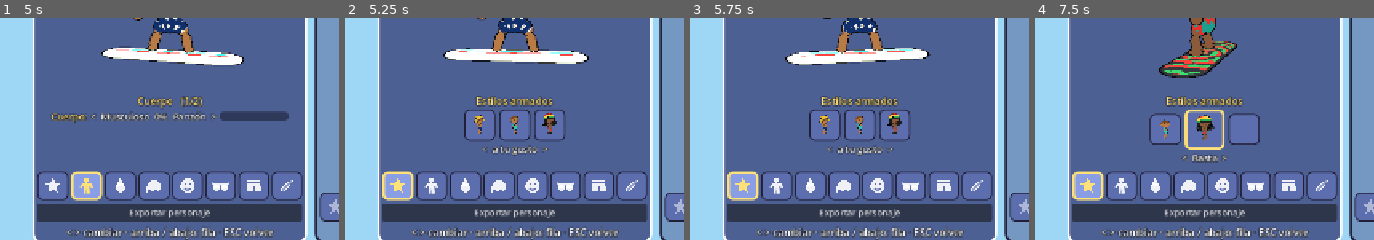
Above: before the commit, frames 1-4 (left to right).
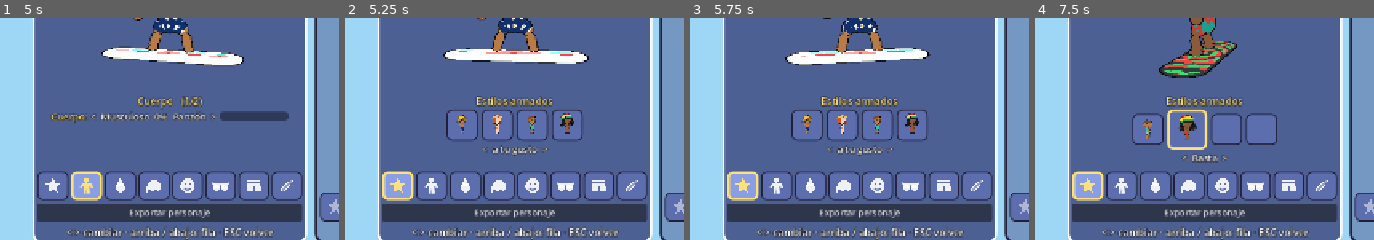
Above: after the commit, the same moments.

Repository: asimplesurfer/simplesurf
Game: Godot game, scene res://ui/menus/character_select.tscn
The game is run twice, just before and just after one commit, with the same random seed, the same clock (stepped at 60 frames per second) and the same inputs. Sound files missing from this copy of the repository are replaced by a short silence.
Inputs (mouse positions are % of the whole screen's width and height, from its top left):
- Up to frame 1 (5 s): click "JUGAR" at 0.5 s; click "<" at 1.25 s; click ">" at 2 s; click "¡Vamos!" at 2.75 s; tap Enter at 3.5 s; move the mouse to (84, 44) at 3.52 s; hold D (p1_right) 3.53-4.25 s; hold Space (p1_a) 3.53-4.25 s; click (84, 44) at 3.67 s; drag from (34, 54) to (52, 70) at 4.27 s
- Up to frame 2 (5.25 s): click (20, 77) at 5.02 s
- Up to frame 3 (5.75 s): no input
- Up to frame 4 (7.5 s): move the mouse to (70, 27) at 5.77 s; hold D (p1_right) 5.78-6.5 s; tap Q (p1_look_back) at 5.85 s; drag from (52, 70) to (23, 34) at 6.52 s; move the mouse to (93, 65) at 7.27 s; hold A (p1_left) from 7.28 s (still down); tap J at 7.35 s
The pictures show only the part of the screen within x 12-62%, y 40-89%; the shares and areas given below are measured in that part.

Frame 1 is identical in both runs. In frame 2, 3.1% of the frame differs, in the area x 29-70%, y 41-55%; in frame 3, 3.1%; in frame 4, 4.3%, in the area x 28-72%, y 41-60%.

Commit message:
Pelirroja: melena ondulada, bikini a lunares con ribete, dije, ojos claros y tiernos
Piezas nuevas: peinado Melena ondulada (cortina que sigue la cabeza, ondula
y abre las puntas), abajo Bikini (sin piernas de short, con ribete), copas
del bikini en triángulo con lunares, collar Dije, ojos Claros y tiernos y
color de ribete. Estilo armado Pelirroja.

Co-Authored-By: Claude Opus 5.5 <noreply@anthropic.com>
Claude-Session: https://claude.ai/code/session_0158oNfK7XFXQhYVUiWF995y

Diff:
--- a/characters/avatar_features.gd
+++ b/characters/avatar_features.gd
@@ -51,6 +51,11 @@
 const HIGH_PONYTAIL := 16
 ## Rastas (peinado 14).
 const DREADS := 14
+## Altura del ribete de la bombacha (en radios de la cadera).
+const BIKINI_TRIM_Y := 0.5
+## Bikini: color de los lunares (transparente si no lleva) y del ribete.
+var _bikini_dots := Color(0, 0, 0, 0)
+var _bikini_trim := Color("#e8302a")
 ## Franja de la lycra: altura (en el grupo del pecho) y tamaño (en radios del pecho).
 const LYCRA_BAND_Y := -0.2
 const LYCRA_BAND_R := Vector2(1.0, 1.04)
@@ -140,6 +145,8 @@
 func build_chest(group: Node3D, data: CharacterData, radii: Vector3, neck_scale := Vector2.ONE) -> void:
 	_begin(group)
 	_neck_scale = neck_scale
+	_bikini_dots = data.accent("shorts_pattern_color") if data.get_option("shorts_pattern") == 2 else Color(0, 0, 0, 0)
+	_bikini_trim = data.accent("trim_color")
 	_top(data.get_option("top"), data.shorts_color(), radii, data.accent("top_color2"))
 	var front := _neck_at(0.0)
 	# Hacia adelante y un poco para arriba (como el pecho).
@@ -176,6 +183,11 @@
 		7:
 			# Cuentas rasta: rojo, amarillo y verde.
 			_necklace(24, 0.045, [Color("#e8302a"), Color("#ffd23f"), Color("#2fa84f")])
+		10:
+			# Dije: cordón finito oscuro y una gotita dorada adelante.
+			_necklace(64, 0.009, [Color("#3a2414")])
+			var pos := front + Vector3(0.0, -0.05, 0.02)
+			_piece(_sphere, pos, Vector3(0.028, 0.038, 0.016), Color("#ffc21f"), true, face)
 		9:
 			# Cuellito blanco: cordón fino y dos puntas en V adelante (como un
 			# cuello de camisa).
@@ -215,6 +227,10 @@
 		elif tie == 3:
 			color = data.accent("shorts_pattern_color")
 		_shorts_tie(radii, color)
+	if data.get_option("bottom") == CharacterData.BIKINI:
+		# Ribete de la bombacha del bikini, en la cintura.
+		_piece(_cyl, Vector3(0.0, radii.y * BIKINI_TRIM_Y, 0.0), Vector3(radii.x * 1.0, 0.03, radii.z * 1.04),
+			data.accent("trim_color"), true)
 	_commit()
 
 
@@ -316,6 +332,18 @@
 				else:
 					_piece(_sphere, p + Vector3(0, -0.01, 0.01), Vector3(0.07, 0.014, 0.02), BLACK, false,
 						Basis(Vector3.BACK, 0.25))
+			11:
+				# Claros y tiernos: óvalo chico de color (sin blanco alrededor,
+				# así no miran fijo), más claro abajo, pupila, brillo grande y
+				# dos pestañitas hacia afuera.
+				_piece(_sphere, p, Vector3(0.062, 0.08, 0.03), Color("#1f5f6e"), false)
+				_piece(_sphere, p + Vector3(0.0, -0.022, 0.012), Vector3(0.048, 0.05, 0.02), Color("#58b9c9"), false)
+				_piece(_sphere, p + Vector3(0.0, 0.005, 0.022), Vector3(0.026, 0.032, 0.012), Color("#0e2a30"), false)
+				_piece(_sphere, p + Vector3(-0.02, 0.028, 0.03), Vector3(0.02, 0.022, 0.01), WHITE, false)
+				_piece(_sphere, p + Vector3(0.018, -0.032, 0.03), Vector3.ONE * 0.008, WHITE, false)
+				for j in 2:
+					_piece(_sphere, p + Vector3(side * (0.055 + j * 0.016), 0.06 - j * 0.02, 0.01),
+						Vector3(0.009, 0.024, 0.008), BLACK, false, Basis(Vector3.BACK, -side * (0.8 + j * 0.35)))
 			10:
 				# Grandes con brillo y cejas finas arqueadas.
 				_piece(_sphere, p, Vector3(0.075, 0.1, 0.04) * maxf(k, 0.8), BLACK, false)
@@ -755,6 +783,8 @@
 			_shaggy(hair)
 		16:
 			_high_ponytail(hair)
+		17:
+			_wavy_bob(hair)
 
 
 ## Anteojos oscuros: detrás no se ven los ojos.
@@ -879,12 +909,25 @@
 				var nrm := _normal(radii, d)
 				var up := Vector3.UP if absf(nrm.y) < 0.95 else Vector3.RIGHT
 				var cup := Basis.looking_at(-nrm, up)
-				_piece(_sphere, _on_ellipsoid(radii, d, 0.02), Vector3(0.2, 0.17, 0.06), color, true, cup)
+				var cup_pos := _on_ellipsoid(radii, d, 0.02)
+				# Copa en triángulo (punta para arriba, hacia la tira del cuello).
+				_piece(_cone, cup_pos + cup * Vector3(0.0, -0.01, 0.0), Vector3(0.16, 0.13, 0.035), color, true, cup)
+				# Ribete abajo de la copa.
+				_piece(_cyl, cup_pos + cup * Vector3(0.0, -0.13, 0.0), Vector3(0.17, 0.018, 0.04), _bikini_trim,
+					false, cup * Basis(Vector3.RIGHT, PI / 2.0))
+				# Lunares (si el estampado es de lunares).
+				if _bikini_dots.a > 0.0:
+					for q2 in [Vector2(-0.075, -0.1), Vector2(0.075, -0.1), Vector2(0.0, -0.08), Vector2(-0.035, -0.03),
+							Vector2(0.035, -0.03), Vector2(0.0, 0.03)]:
+						var dot: Vector2 = q2
+						var depth := 0.035 * (1.0 - (dot.y + 0.14) / 0.27) + 0.006
+						var q := cup * Vector3(dot.x, dot.y, depth)
+						_piece(_sphere, cup_pos + q, Vector3(0.02, 0.02, 0.008), _bikini_dots, false, cup)
 				var neck := Vector3(side * 0.22, 0.85, 0.45).normalized()
 				var top := _on_ellipsoid(radii, neck, 0.01)
 				var bottom := _on_ellipsoid(radii, d, 0.03) + Vector3(0.0, 0.12, 0.0)
 				var mid := (top + bottom) * 0.5
-				_piece(_sphere, mid, Vector3(0.022, top.distance_to(bottom) * 0.5, 0.022), color, false,
+				_piece(_sphere, mid, Vector3(0.018, top.distance_to(bottom) * 0.5, 0.018), _bikini_trim, false,
 					_align_y(top - bottom))
 			_piece(_sphere, Vector3(0.0, -0.1, 0.0), Vector3(radii.x * 1.03, 0.04, radii.z * 1.04), color)
 		2:
@@ -1144,6 +1187,103 @@
 	st.add_vertex(samples[0])
 	for j in sides:
 		st.add_index(cap); st.add_index(j); st.add_index((j + 1) % sides)
+	st.generate_normals()
+	return st.commit()
+
+
+## Melena ondulada hasta los hombros: raya al costado, flequillo barrido que
+## enmarca la cara y mechones gruesos que caen ondulando y se abren en la punta.
+func _wavy_bob(hair: Color) -> void:
+	if _bob_meshes.is_empty():
+		_bob_meshes = [
+			_make_hair_shell(BOB_CENTER, BOB_RADII, 1.0, 1.75, 1.95, false),
+			_make_hair_shell(BOB_CENTER, BOB_RADII, 1.0, 1.75, 1.95, true),
+		]
+		_bob_meshes.append(_make_bob_curtain(false))
+		_bob_meshes.append(_make_bob_curtain(true))
+		# Rayas de mechones sobre la melena (con color plano, sin esto no se
+		# ven las ondas).
+		for i in 9:
+			var u := lerpf(0.12, 0.88, i / 8.0) + 0.02 * sin(i * 3.1)
+			var path := []
+			var widths := []
+			for k in 7:
+				var t := lerpf(0.05, 0.85, k / 6.0)
+				path.append(_bob_point(u, t, 0.012))
+				widths.append(0.012 * sin(maxf(k / 6.0, 0.1) * PI))
+			_bob_meshes.append(_make_tube(path, widths))
+	_piece(_bob_meshes[0], Vector3.ZERO, Vector3.ONE, hair)
+	_piece(_bob_meshes[1], Vector3.ZERO, Vector3.ONE, hair.darkened(0.35), false)
+	_piece(_bob_meshes[2], Vector3.ZERO, Vector3.ONE, hair)
+	_piece(_bob_meshes[3], Vector3.ZERO, Vector3.ONE, hair.darkened(0.35), false)
+	for i in range(4, _bob_meshes.size()):
+		_piece(_bob_meshes[i], Vector3.ZERO, Vector3.ONE, hair.darkened(0.32), false)
+	# Flequillo barrido desde la raya (a la derecha de quien mira) hacia la izquierda.
+	_extruded(PackedVector2Array(BOB_FRINGE), 0.0, 0.05, func(_p: Vector2) -> Color: return hair, true)
+	_extruded(PackedVector2Array(BOB_FRINGE_LINE), 0.052, 0.006,
+		func(_p: Vector2) -> Color: return hair.darkened(0.3), false)
+
+
+const BOB_CENTER := Vector3(0.0, 0.14, -0.05)
+const BOB_RADII := Vector3(0.57, 0.6, 0.54)
+const BOB_FRINGE := [
+	Vector2(0.2, 0.55), Vector2(0.42, 0.45), Vector2(0.44, 0.33), Vector2(0.32, 0.42), Vector2(0.16, 0.45),
+	Vector2(-0.05, 0.4), Vector2(-0.25, 0.3), Vector2(-0.4, 0.14), Vector2(-0.46, 0.2), Vector2(-0.44, 0.38),
+	Vector2(-0.3, 0.5), Vector2(-0.05, 0.56),
+]
+const BOB_FRINGE_LINE := [
+	Vector2(0.16, 0.52), Vector2(0.18, 0.5), Vector2(-0.1, 0.43), Vector2(-0.32, 0.3), Vector2(-0.33, 0.32),
+	Vector2(-0.12, 0.45),
+]
+var _bob_meshes: Array = []
+
+
+## Punto de la cortina de la melena: `u` de un costado de la cara al otro
+## (por atrás), `t` de arriba (0) a la punta (1); `out` hacia afuera.
+static func _bob_point(u: float, t: float, out: float) -> Vector3:
+	var th := PI + lerpf(-2.3, 2.3, u)
+	var front := maxf(cos(th), 0.0)
+	# Abajo: más corto adelante (enmarca la cara), ondas en el borde.
+	var bottom := lerpf(-0.6, -0.38, pow(front, 0.8)) + 0.09 * absf(sin(u * PI * 8.0))
+	var y := lerpf(0.32, bottom, t)
+	# Radio: el de la cabeza arriba, y se abre al bajar.
+	var rad := 0.6 + 0.1 * t * t + 0.04 * sin(t * PI * 2.0 + u * 9.0)
+	# Mechones: surcos a lo largo (más marcados abajo).
+	rad += 0.035 * (0.3 + t) * sin(u * PI * 16.0)
+	# Las puntas se abren para afuera.
+	rad += 0.16 * pow(t, 4.0)
+	# Los costados de la cara se meten un poco.
+	rad -= 0.08 * pow(front, 2.0) * (1.0 - t)
+	rad += out
+	return BOB_CENTER * Vector3(1.0, 0.0, 1.0) + Vector3(sin(th) * rad * 0.97, y, cos(th) * rad * 0.92)
+
+
+## Cortina de la melena: sigue la cabeza desde arriba de las orejas hasta los
+## hombros (abierta adelante, donde está la cara), ondula hacia abajo y el
+## borde de abajo hace ondas, con las puntas que se abren para afuera.
+static func _make_bob_curtain(inner: bool) -> ArrayMesh:
+	var cols := 60
+	var rows := 14
+	var st := SurfaceTool.new()
+	st.begin(Mesh.PRIMITIVE_TRIANGLES)
+	for c in cols + 1:
+		var u := c / float(cols)
+		for r in rows + 1:
+			var t := r / float(rows)
+			var p := _bob_point(u, t, 0.0)
+			if inner:
+				p = BOB_CENTER * Vector3(1.0, 0.0, 1.0) + (p - BOB_CENTER * Vector3(1.0, 0.0, 1.0)) * Vector3(0.93, 1.0, 0.93)
+			st.add_vertex(p)
+	for c in cols:
+		for r in rows:
+			var a := c * (rows + 1) + r
+			var b := (c + 1) * (rows + 1) + r
+			if not inner:
+				st.add_index(a); st.add_index(b); st.add_index(a + 1)
+				st.add_index(b); st.add_index(b + 1); st.add_index(a + 1)
+			else:
+				st.add_index(a); st.add_index(a + 1); st.add_index(b)
+				st.add_index(b); st.add_index(a + 1); st.add_index(b + 1)
 	st.generate_normals()
 	return st.commit()
 
--- a/characters/character_data.gd
+++ b/characters/character_data.gd
@@ -38,6 +38,9 @@
 	"Liso", "Flores", "Lunares", "Rayas", "Hawaiano", "Tie-dye", "Tres franjas", "Cuadros", "Olas",
 	"Rayas verticales", "Estrellas", "Llamas", "Camuflaje", "Zigzag", "Flores grandes", "Franjas al costado",
 ]
+## Abajo: short (con piernas) o bikini (solo la cadera, con ribete).
+const BOTTOMS := ["Short", "Bikini"]
+const BIKINI := 1
 ## Cordón del short (atado con moño adelante).
 const SHORTS_TIES := ["Sin cordón", "Cordón blanco", "Cordón negro", "Cordón del estampado"]
 const BOARD_COLORS := [
@@ -90,7 +93,7 @@
 const HAIR_STYLES := [
 	"Pelado", "Rapado", "Melena surfer", "Rulos", "Cresta", "Pinchos", "Moño", "Peluquín",
 	"Pelo largo", "Colita", "Dos colitas", "Carré", "Afro", "Rodetes", "Rastas", "Despeinado",
-	"Colita alta",
+	"Colita alta", "Melena ondulada",
 ]
 const HAIR_COLORS := [
 	Color("#f0c13a"),
@@ -107,6 +110,7 @@
 const EYES := [
 	"Puntitos", "Saltones", "Bizcos", "Dormidos", "Desparejos",
 	"Con pestañas", "Brillosos", "Felices", "Guiño", "Enojados", "Grandes con cejas",
+	"Claros y tiernos",
 ]
 const GLASSES := [
 	"Ninguno", "De sol", "Antiparras", "Redondos", "Monóculo",
@@ -125,7 +129,7 @@
 const EARS := ["Sin orejas", "Normales", "Grandes", "Dumbo", "Con aritos"]
 const NECKLACES := [
 	"Nada", "Perlas", "Collar de flores", "Cadena de oro", "Dientes de tiburón", "Silbato", "Caracol",
-	"Cuentas rasta", "Paz y amor", "Cuellito blanco",
+	"Cuentas rasta", "Paz y amor", "Cuellito blanco", "Dije",
 ]
 ## Sombreros y gorros (de playa y de mar).
 const HATS := [
@@ -141,11 +145,16 @@
 const TOPS := ["Nada", "Bikini", "Musculosa", "Lycra de surf"]
 
 ## Estilos armados (el primero es el surfista original del modelo 3D).
-const PRESET_NAMES := ["Surfista rubio", "Mar", "Rasta"]
+const PRESET_NAMES := ["Surfista rubio", "Pelirroja", "Mar", "Rasta"]
 const PRESETS := [
 	{"weight": 0.0, "skin": 2, "head": 0, "hair": 2, "hair_color": 0,
 		"eyes": 0, "glasses": 1, "nose": 0, "mouth": 2, "extra": 0, "ears": 0, "neck": 1, "shorts": 0,
 		"shorts_pattern": 1, "board": 0, "board_design": 1},
+	# Pelirroja de la playa: sombrero de paja, pecas, melena ondulada y bikini a lunares.
+	{"weight": 0.3, "skin": 0, "head": 0, "hair": 17, "hair_color": 3, "eyes": 11, "glasses": 0, "nose": 0,
+		"mouth": 1, "extra": 9, "ears": 0, "neck": 10, "hat": 1, "top": 1, "bottom": 1, "shorts": 8,
+		"shorts_pattern": 2, "shorts_pattern_color": 10, "trim_color": 0, "shorts_tie": 0, "board": 2,
+		"board_design": 1, "board_design_color": 0, "board_design_color2": 9},
 	# Mar, la surfista: la otra cara del rubio.
 	{"weight": 0.4, "skin": 2, "head": 1, "hair": 16, "hair_color": 1, "eyes": 10, "glasses": 0, "nose": 0,
 		"mouth": 10, "extra": 9, "ears": 4, "neck": 0, "hat": 0, "top": 3, "top_color": 4, "top_color2": 2,
@@ -186,6 +195,8 @@
 @export var board_design_color_index: int = 0
 @export var board_design_color2_index: int = 4
 @export var shorts_tie_index: int = 0
+@export var bottom_index: int = 0
+@export var trim_color_index: int = 0
 @export var top_color_index: int = 4
 @export var top_color2_index: int = 2
 
@@ -214,6 +225,8 @@
 	"shorts_pattern_color": ["shorts_pattern_color_index", ACCENT_NAMES],
 	"shorts_pattern_color2": ["shorts_pattern_color2_index", ACCENT_NAMES],
 	"shorts_tie": ["shorts_tie_index", SHORTS_TIES],
+	"bottom": ["bottom_index", BOTTOMS],
+	"trim_color": ["trim_color_index", ACCENT_NAMES],
 	"board": ["board_index", BOARD_NAMES],
 	"board_design": ["board_design_index", BOARD_DESIGNS],
 	"board_design_color": ["board_design_color_index", ACCENT_NAMES],
@@ -250,6 +263,8 @@
 			return get_option("hat") in HAT_COLORABLE
 		"top_color", "top_color2":
 			return get_option("top") == LYCRA
+		"trim_color":
+			return get_option("top") == 1 or get_option("bottom") == BIKINI
 		"shorts_pattern_color":
 			return get_option("shorts_pattern") != 0
 		"shorts_pattern_color2":
--- a/characters/surfer_kit.gd
+++ b/characters/surfer_kit.gd
@@ -79,6 +79,8 @@
 var _dreads: bool = false
 ## Con la lycra puesta, el pecho, la cintura y los hombros son de tela.
 var _lycra: bool = false
+## Bikini abajo: las piernas del short no se arman (queda la cadera).
+var _bikini: bool = false
 
 
 ## Arma el personaje dentro de `parent` según `data`.
@@ -90,6 +92,7 @@
 	parent.add_child(character)
 	character.basis = Basis(Vector3.UP, _yaw)
 	_lycra = data.get_option("top") == CharacterData.LYCRA
+	_bikini = data.get_option("bottom") == CharacterData.BIKINI
 	_fist_left_hand()
 	_choose_accessories(data)
 	_apply_sliders(data)
@@ -417,6 +420,10 @@
 	var hips := character.find_child("ShortsHips", false, false) as Node3D
 	# El short acompaña la panza por delante (así se sigue viendo).
 	hips.scale = Vector3(1.0 + 0.35 * w + 0.35 * BELLY_SIDE * e, 1.0 + 0.08 * w, 1.0 + 0.45 * w + SHORTS_FOLLOW * e)
+	if data.get_option("bottom") == CharacterData.BIKINI:
+		# Bikini: la cadera más chica y más abajo (no un short).
+		hips.scale *= Vector3(0.94, 0.62, 0.9)
+		hips.position.y -= 0.06
 	for part in ["SleeveL", "SleeveR", "ThighL", "ThighR"]:
 		(character.find_child(part, false, false) as Node3D).scale *= Vector3(1.0 + 0.35 * w, 1.0, 1.0 + 0.35 * w)
 	for part in ["ShinL", "ShinR"]:
@@ -480,6 +487,8 @@
 			continue
 		var mat := inst.mesh.surface_get_material(0) as BaseMaterial3D
 		var key := mat.resource_name if mat else "skin"
+		if _bikini and String(part.name).begins_with("Sleeve"):
+			continue
 		if _lycra and part.name == "Torso":
 			# La lycra tapa el torso: la piel se vuelve tela y las líneas de
 			# los músculos no se ven.
--- a/tests/suites/test_characters.gd
+++ b/tests/suites/test_characters.gd
@@ -189,6 +189,18 @@
 	var shaggy := CharacterData.from_dict({"hair": 15, "glasses": 13, "neck": 9, "shorts_tie": 1})
 	_check(shaggy.option_name("hair") == "Despeinado" and shaggy.option_name("glasses") == "Envolventes"
 		and shaggy.option_name("shorts_tie") == "Cordón blanco", "despeinado: pelo, anteojos y cordón")
+	var red := CharacterData.new()
+	red.apply_preset(CharacterData.PRESET_NAMES.find("Pelirroja"))
+	_check(red.option_name("hair") == "Melena ondulada" and red.option_name("bottom") == "Bikini"
+		and red.option_name("hat") == "Sombrero de paja", "estilo Pelirroja: melena, bikini y sombrero")
+	# Bikini abajo: no se arman las piernas del short.
+	var av_red := Avatar.new()
+	av_red.data = red
+	root.add_child(av_red)
+	var sleeve := av_red.find_child("SleeveL", true, false)
+	_check(sleeve != null and sleeve.find_children("*", "MeshInstance3D", true, false).is_empty(),
+		"bikini: sin piernas de short")
+	av_red.free()
 	var mar := CharacterData.new()
 	mar.apply_preset(CharacterData.PRESET_NAMES.find("Mar"))
 	_check(mar.option_name("hair") == "Colita alta" and mar.option_name("top") == "Lycra de surf"
--- a/ui/menus/character_select.gd
+++ b/ui/menus/character_select.gd
@@ -55,11 +55,13 @@
 		["Arriba", "option", "top", ThumbRenderer.Frame.CHEST],
 		["Color de arriba", "color", "top_color", 0],
 		["Color de la franja", "color", "top_color2", 0],
+		["Abajo", "option", "bottom", ThumbRenderer.Frame.HIPS],
 		["Color del short", "color", "shorts", 0],
 		["Estampado", "option", "shorts_pattern", ThumbRenderer.Frame.HIPS],
 		["Color del estampado", "color", "shorts_pattern_color", 0],
 		["Segundo color", "color", "shorts_pattern_color2", 0],
 		["Cordón", "option", "shorts_tie", ThumbRenderer.Frame.HIPS],
+		["Ribete del bikini", "color", "trim_color", 0],
 	],
 	"Tabla": [
 		["Color de la tabla", "color", "board", 0],
